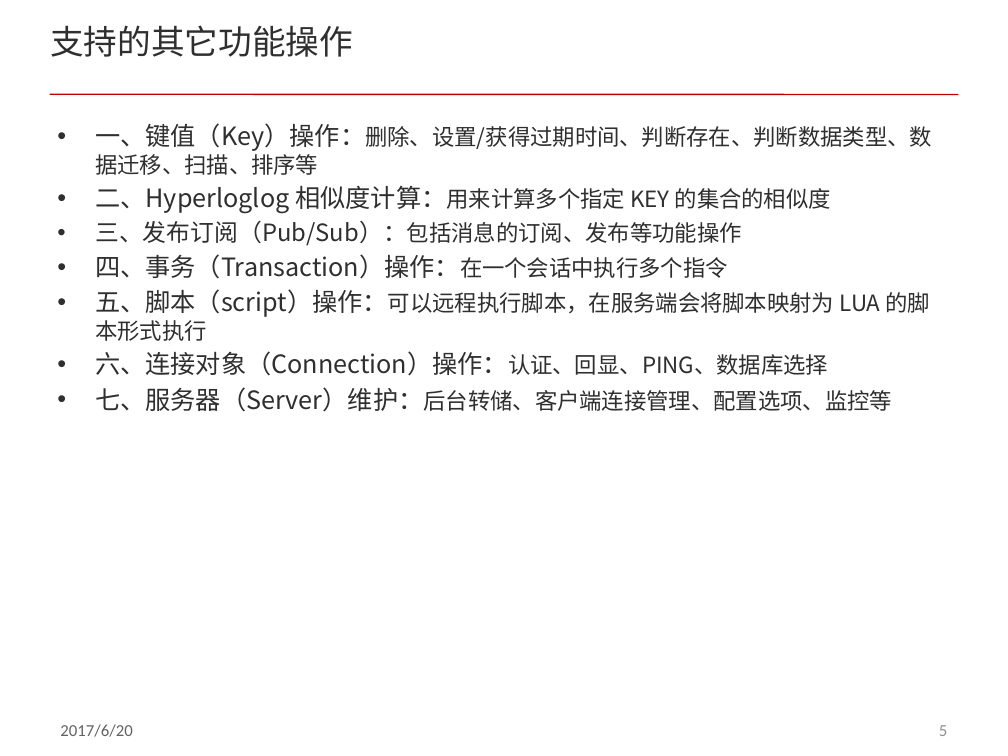
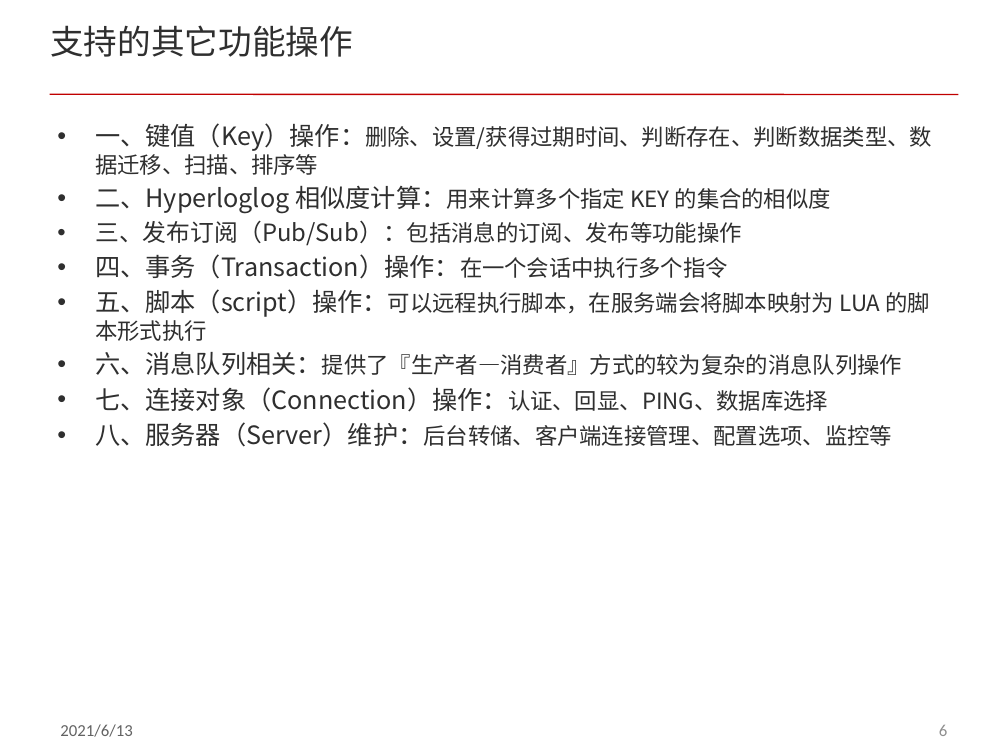
Before and after one commit to acl-dev/acl, a slide deck: slide 6 of doc/redis_cluster.pptx (slide 5 before the commit). Drawn at 1008x756 pixels with LibreOffice and Linux fonts; fonts in the diff are those of the drawing. Boxes give left, top, right and bottom in pixels: in the first picture for what was removed or moved away, otherwise in the second. Text is boxed around its words. In the diff, an @@ line names an element or a change of style, - is before the commit and + after.

```diff
--- a/doc/redis_cluster.pptx
+++ b/doc/redis_cluster.pptx
@@ text at bbox=[95, 351, 902, 447]: text changed; size 18 to 16 pt @@
-• 六、连接对象（Connection）操作：认证、回显、PING、数据库选择
-• 七、服务器（Server）维护：后台转储、客户端连接管理、配置选项、监控等
+• 六、消息队列相关：提供了『生产者—消费者』方式的较为复杂的消息队列操作
+• 七、连接对象（Connection）操作：认证、回显、PING、数据库选择
+• 八、服务器（Server）维护：后台转储、客户端连接管理、配置选项、监控等
@@ text at bbox=[60, 724, 132, 737]: text changed @@
-2017/6/20
+2021/6/13
@@ page number at bbox=[939, 725, 947, 736]: text changed @@
-5
+6
```
Also in this commit, not shown: 23 other slides changed, 3 slides added.
